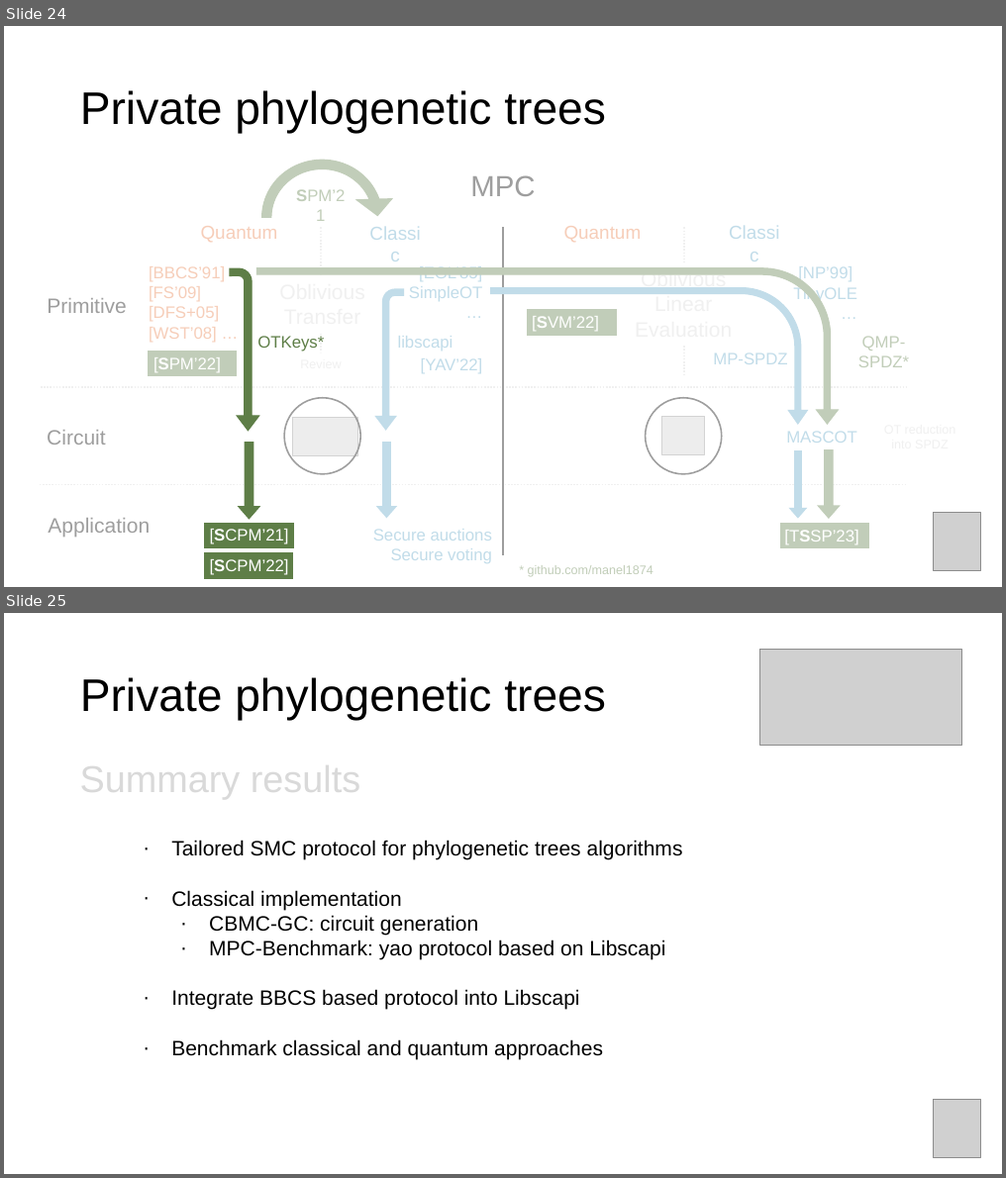
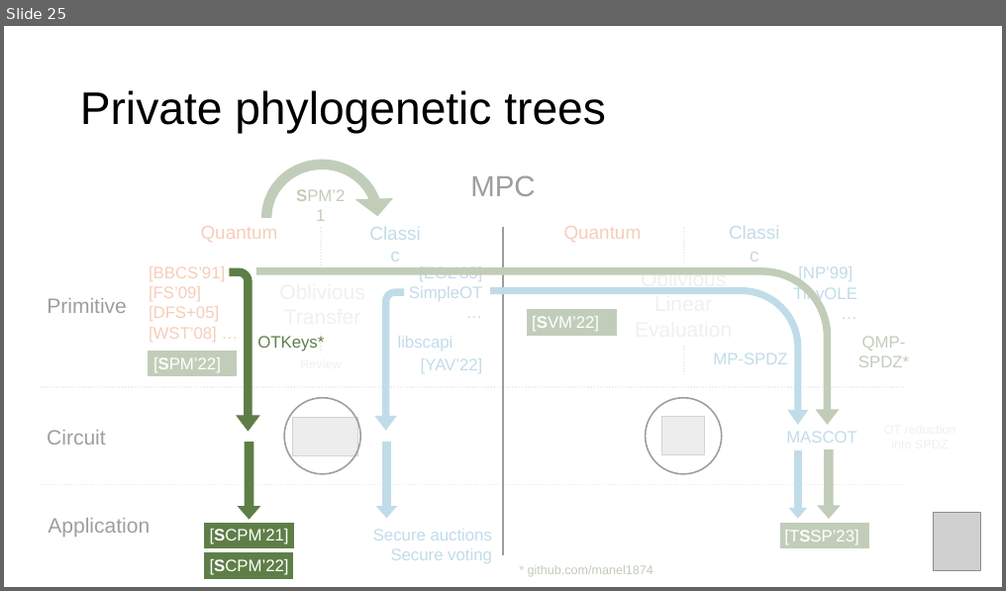
Before and after one commit to manel1874/PhD-thesis, a slide deck: thesis_defense/Thesis_presentation.pptx. Shown one above the other, each under a label of ours: slides 24 and 25 before the commit, slide 25 after it. The pictures are 1006x1178 and 1006x591 pixels, drawn with LibreOffice and Linux fonts; fonts in the diff are those of the drawing; grey boxes stand for pictures. Boxes give left, top, right and bottom in pixels: in the first picture for what was removed or moved away, otherwise in the second. Text is boxed around its words. In the diff, an @@ line names an element or a change of style, - is before the commit and + after.

```diff
--- a/thesis_defense/Thesis_presentation.pptx
+++ b/thesis_defense/Thesis_presentation.pptx
@@ slide 25 removed at [4, 613, 1002, 1174], background #FFFFFF @@
@@ picture removed at [760, 649, 961, 746] @@
@@ title removed at [80, 677, 606, 721] @@
-Private phylogenetic trees
@@ text removed at [80, 759, 360, 800] @@
-Summary results
@@ text removed at [171, 840, 683, 1059] @@
-∙ Tailored SMC protocol for phylogenetic trees algorithms
-∙ Classical implementation
-  ∙ CBMC-GC: circuit generation
-  ∙ MPC-Benchmark: yao protocol based on Libscapi
-∙ Integrate BBCS based protocol into Libscapi
-∙ Benchmark classical and quantum approaches
@@ picture removed at [934, 1100, 982, 1157] @@
@@ what was slide 24 is now slide 25 @@
```
Also in this commit, not shown: 11 slides changed, 17 slides added, 1 other file.
